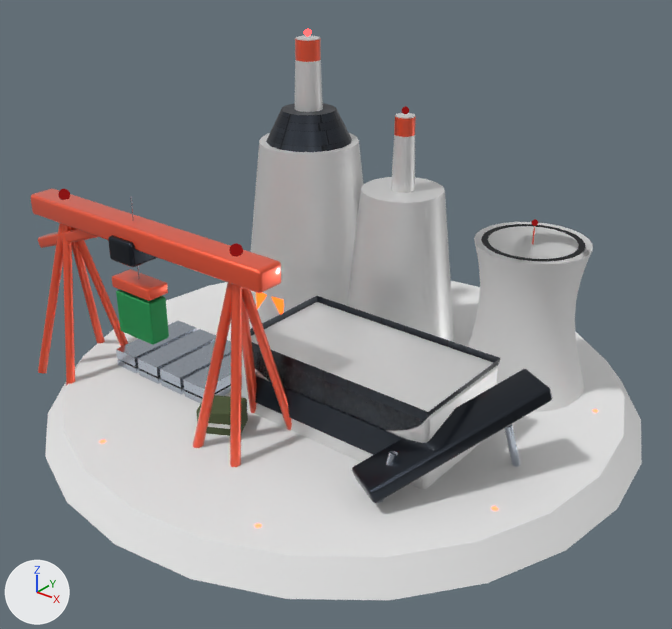
The glTF model public/models/buildings/steel-T3.glb as it was, and as the next commit left it.
Rendered twice from a 50 mm camera at (5.34, -6.8, 5.51) aimed at (0.14, -0.3, 1.48). Every picture has the same lights, and +X, +Y and +Z are marked at lower left. The picture after the commit comes second. Where no turn or scale is listed for an object, it has been applied to the vertices.

Before the edit, the objects in view are built like this:
```python
me_mesh_40 = bpy.data.meshes.new('Mesh_40')
me_mesh_40.from_pydata(...)  # 16 vertices, 24 faces; spans x -0.17..0.17, y -0.25..0.25, z -0.91..0.91
me_mesh_40.materials.append(mat_material_6)  # red #ff5c39
me_mesh_48 = bpy.data.meshes.new('Mesh_48')
me_mesh_48.from_pydata(...)  # 504 vertices, 1004 faces; spans x -0.175..0.175, y -0.2..0.2, z -0.125..0.125
me_mesh_48.materials.append(mat_material_9)  # dark blue #2a3039
me_mesh_50 = bpy.data.meshes.new('Mesh_50')
me_mesh_50.from_pydata(...)  # 504 vertices, 1004 faces; spans x -0.275..0.275, y -0.125..0.125, z -0.06..0.06
me_mesh_50.materials.append(mat_material_6)  # red #ff5c39
me_mesh_51 = bpy.data.meshes.new('Mesh_51')
me_mesh_51.from_pydata(...)  # 504 vertices, 1004 faces; spans x -0.25..0.25, y -0.11..0.11, z -0.225..0.225
me_mesh_51.materials.append(mat_material_15)  # green #229954
ob_mesh_40 = bpy.data.objects.new('Mesh_40', me_mesh_40)
ob_mesh_40.location = (-2.53, -1.7, 1.45)
ob_mesh_48 = bpy.data.objects.new('Mesh_48', me_mesh_48)
ob_mesh_48.location = (-1.35, -1.5, 2.2)
ob_mesh_50 = bpy.data.objects.new('Mesh_50', me_mesh_50)
ob_mesh_50.location = (-1.35, -1.5, 1.8)
ob_mesh_51 = bpy.data.objects.new('Mesh_51', me_mesh_51)
ob_mesh_51.location = (-1.35, -1.5, 1.48)
# also in view: 'Mesh_43' at (0.12, -1.3, 1.45); 'Mesh_29' at (0.7, -1.16, 0.9); 'Mesh_11' at (-1.2, 0.9, 1.65); 'Mesh_19' at (-0.1, 1.15, 2.75); 'Mesh_13' at (-1.2, 0.9, 3.4)
```
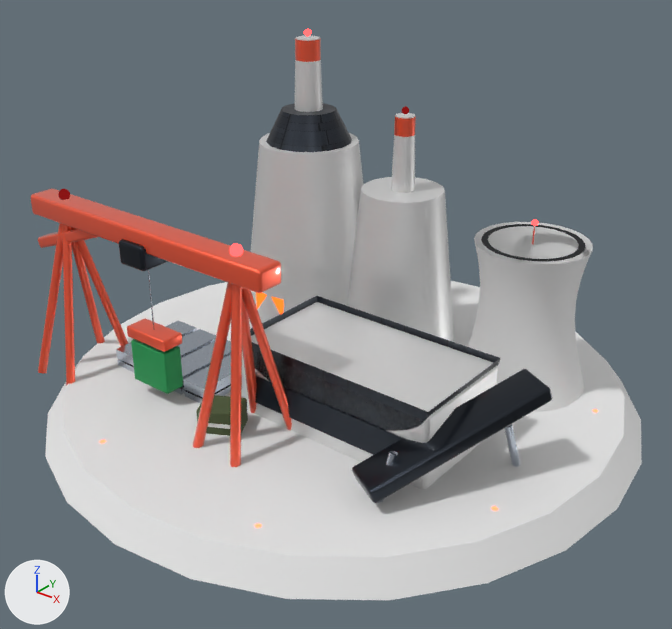
Pixel boxes [x1, y1, x2, y2] of what changed, in the pictures (672 x 629 px):
'Mesh_51', moved: before [116, 290, 169, 345]; after [131, 339, 183, 394]
'Mesh_50', moved: before [112, 269, 168, 301]; after [127, 318, 182, 352]
'Mesh_48', moved: before [108, 235, 157, 267]; after [119, 239, 169, 271]

What the commit changed:
Object 'Mesh_48' (ob_mesh_48) moves from (-1.35, -1.5, 2.2) to (-1.2, -1.5, 2.2).
Object 'Mesh_50' (ob_mesh_50) moves from (-1.35, -1.5, 1.8) to (-1.2, -1.5, 1.3).
Object 'Mesh_51' (ob_mesh_51) moves from (-1.35, -1.5, 1.48) to (-1.2, -1.5, 0.98).
